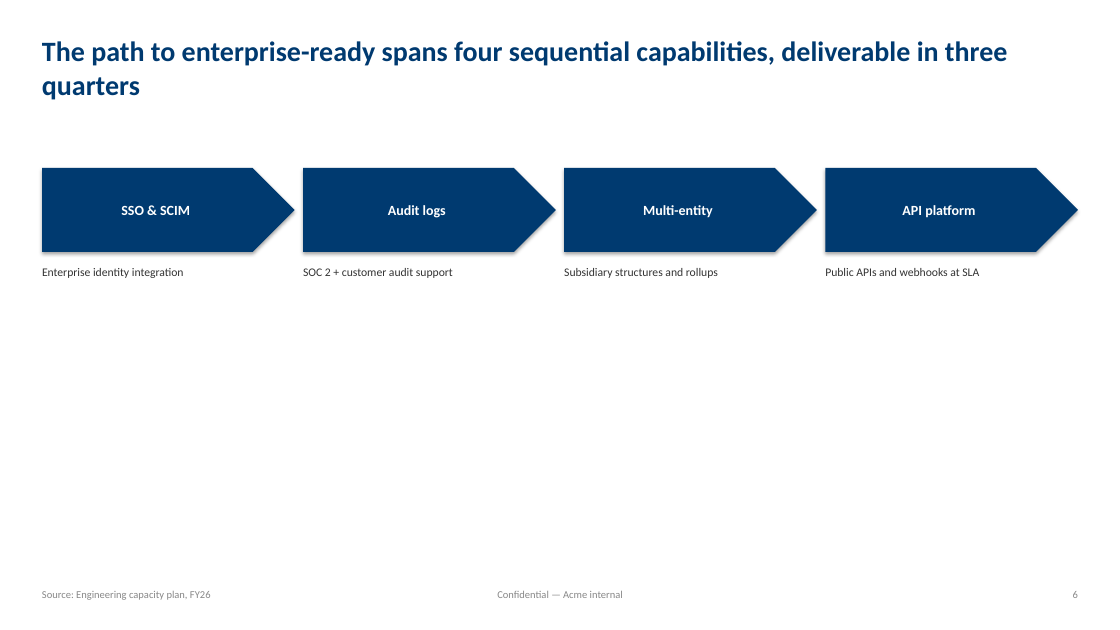
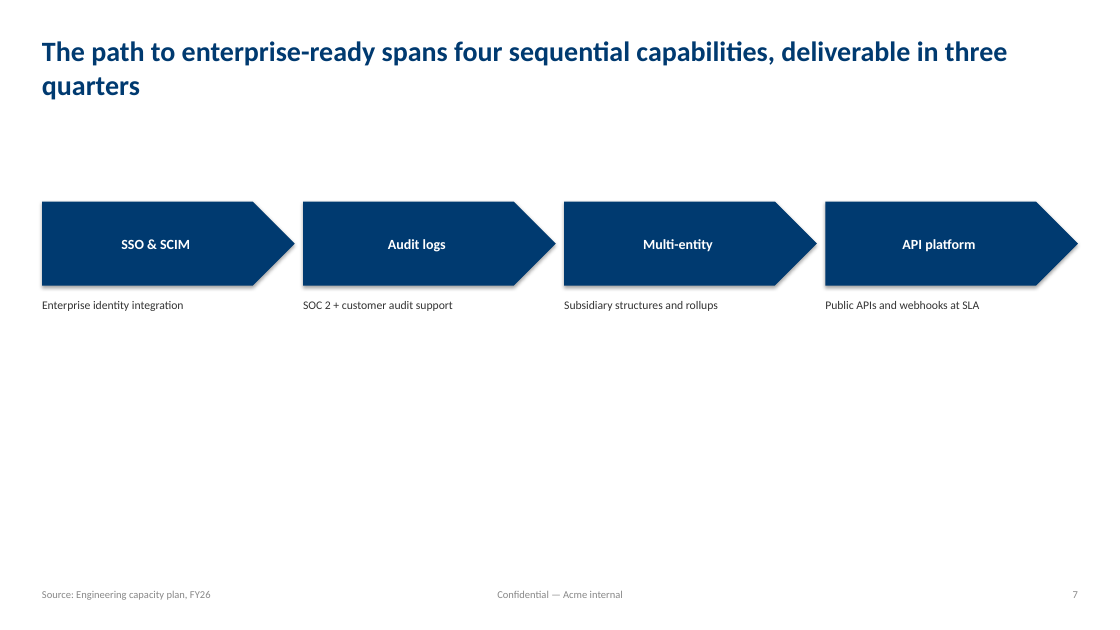
Before and after one commit to alextimmer/claude-skills, a slide deck: slide 8 of plugins/mbb-deck-plugin/skills/mbb-deck/assets/example_deck.pptx (slide 7 before the commit). Drawn at 1120x630 pixels with LibreOffice and Linux fonts; fonts in the diff are those of the drawing. Boxes give left, top, right and bottom in pixels: in the first picture for what was removed or moved away, otherwise in the second. Text is boxed around its words. In the diff, an @@ line names an element or a change of style, - is before the commit and + after.

```diff
--- a/plugins/mbb-deck-plugin/skills/mbb-deck/assets/example_deck.pptx
+++ b/plugins/mbb-deck-plugin/skills/mbb-deck/assets/example_deck.pptx
@@ 8 texts, 4 pentagon arrows moved together from (x1=42, y1=168, x2=1078, y2=278) to (x1=42, y1=202, x2=1078, y2=311) @@
@@ text at (x1=1073, y1=591, x2=1078, y2=598): text changed @@
-6
+7
```
Also in this commit, not shown: 9 other slides changed, 3 slides added, 37 other files.
